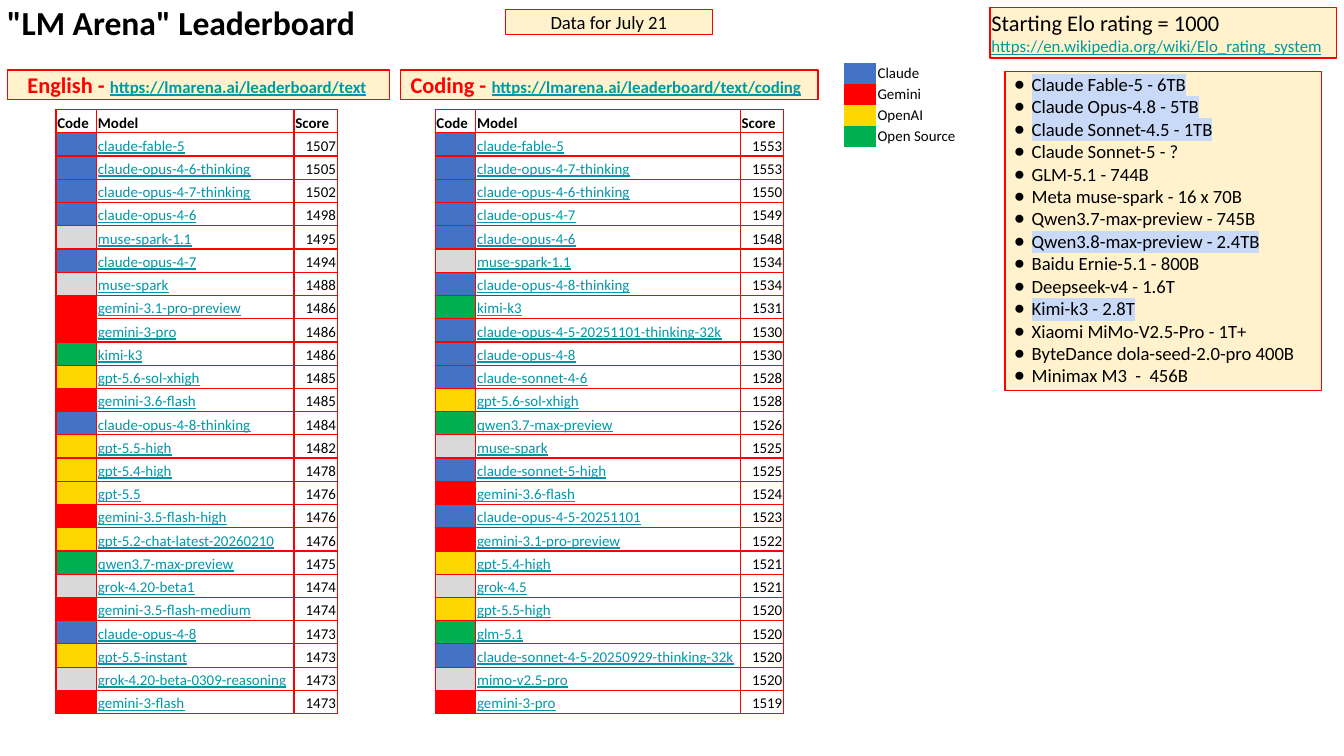
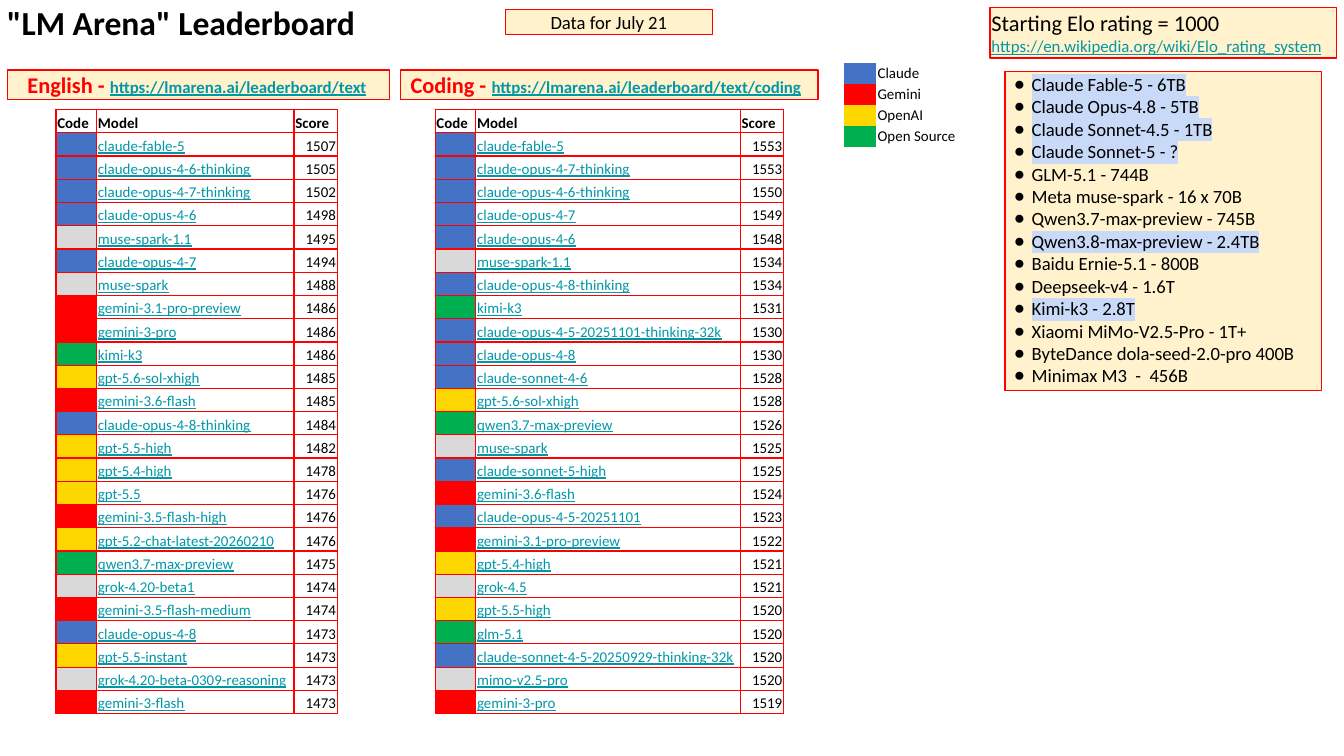
Before and after one commit to lselector/seminar, a slide deck: slide 2 of 2026/2026-07-24-AI-Updates.pptx. Drawn at 1344x756 pixels with LibreOffice and Linux fonts; fonts in the diff are those of the drawing. Boxes give left, top, right and bottom in pixels: in the first picture for what was removed or moved away, otherwise in the second. Text is boxed around its words. In the diff, an @@ line names an element or a change of style, - is before the commit and + after.

```diff
--- a/2026/2026-07-24-AI-Updates.pptx
+++ b/2026/2026-07-24-AI-Updates.pptx
@@ text in rectangle at (x1=1032, y1=145, x2=1156, y2=158): highlight none to #C9DAF8 in "Claude Sonnet-5 - ?" @@
```
Also in this commit, not shown: 9 other slides changed, 9 slides added, 1 slide removed.
